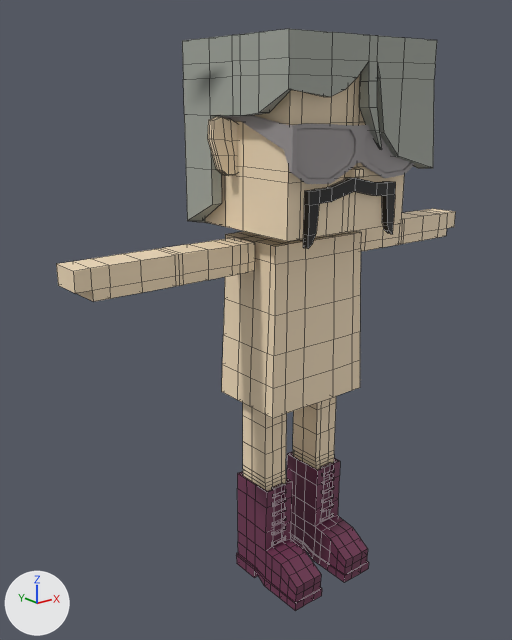
The FBX model mustachiorascals/fbx/5a2ef7ae-daf6-4534-92c8-4a6666c46326.fbx: old version first, new version second.
The view is the same before and after, from a 50 mm camera at (-0.0244, -0.0262, 0.0256) aimed at (-0.0019, 0.002, 0.0143). Lighting does not change. The marker at lower left points along +X, +Y and +Z. Mesh edges are drawn as thin lines on the coarser meshes. Where no turn or scale is listed for an object, it has been applied to the vertices.

Objects in the first picture: 'e_3', 'ew_biker', 'f_high_boots', 'h_emo', 'm_sanchez', 'mustachio_arms', 'mustachio_body', 'mustachio_head', 'mustachio_legs'.
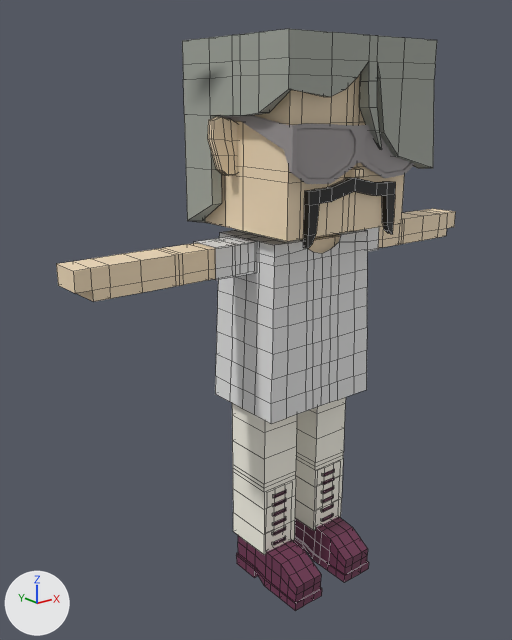
The edits, one by one:
Material 'lower_garment' (mat_lower_garment) is new.
Its base color is (1.0, 0.973, 0.863) (white #fffcef).
Material 'upper_garment_1' (mat_upper_garment_1) is new.
Its base color is (0.8, 0.8, 0.8) (white #e7e7e7).
Mesh me_mesh_003_1 is new.
It has 72 vertices, 64 faces and spans x -0.003..0.003, y -0.00018..0.00265, z 0.00139..0.01069.
It uses material mat_lower_garment (white #fffcef).
Mesh me_mesh_010 is new.
It has 230 vertices, 212 faces and spans x -0.00349..0.00349, y -0.0013..0.00353, z 0.00994..0.01894.
It uses material mat_upper_garment_1 (white #e7e7e7).
Mesh me_mesh_011 is new.
It has 24 vertices, 18 faces and spans x -0.00561..0.00561, y 0.00027..0.00209, z 0.01737..0.01893.
It uses material mat_upper_garment_1 (white #e7e7e7).
Object 'c_pants' (ob_c_pants) is new; it shows me_mesh_003_1.
Its location is (0.0, 0.0, 0.0).
Object 'c_shirt_1' (ob_c_shirt_1) is new; it shows me_mesh_010.
Its location is (0.0, 0.0, 0.0).
Object 'c_shirt_2' (ob_c_shirt_2) is new; it shows me_mesh_011.
Its location is (0.0, 0.0, 0.0).

Pixel boxes [x1, y1, x2, y2] of what changed, in the pictures (512 x 640 px):
'c_shirt_1', added
    after: [215, 230, 368, 423]
'c_pants', added
    after: [232, 397, 346, 555]
'c_shirt_2', added
    after: [194, 227, 379, 280]
'mustachio_body', unchanged, covered by the edit
    before: [222, 231, 362, 418]
    after: [301, 234, 341, 253]
'mustachio_legs', unchanged, covered by the edit
    before: [243, 396, 336, 491]
